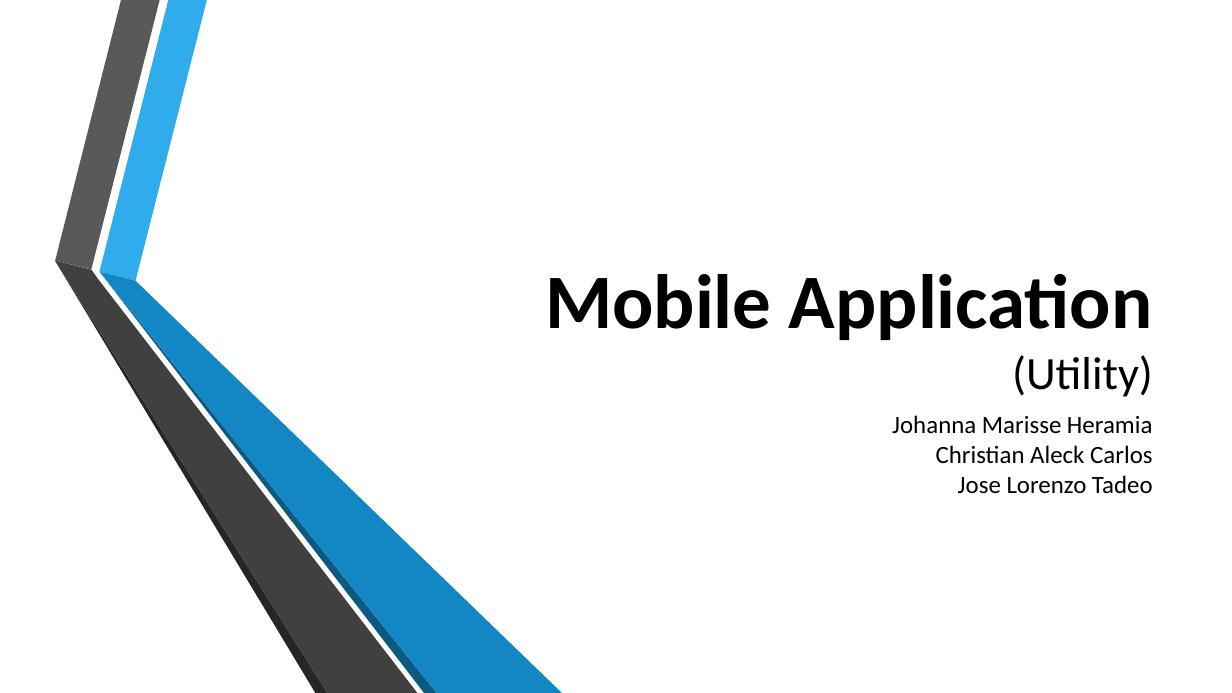
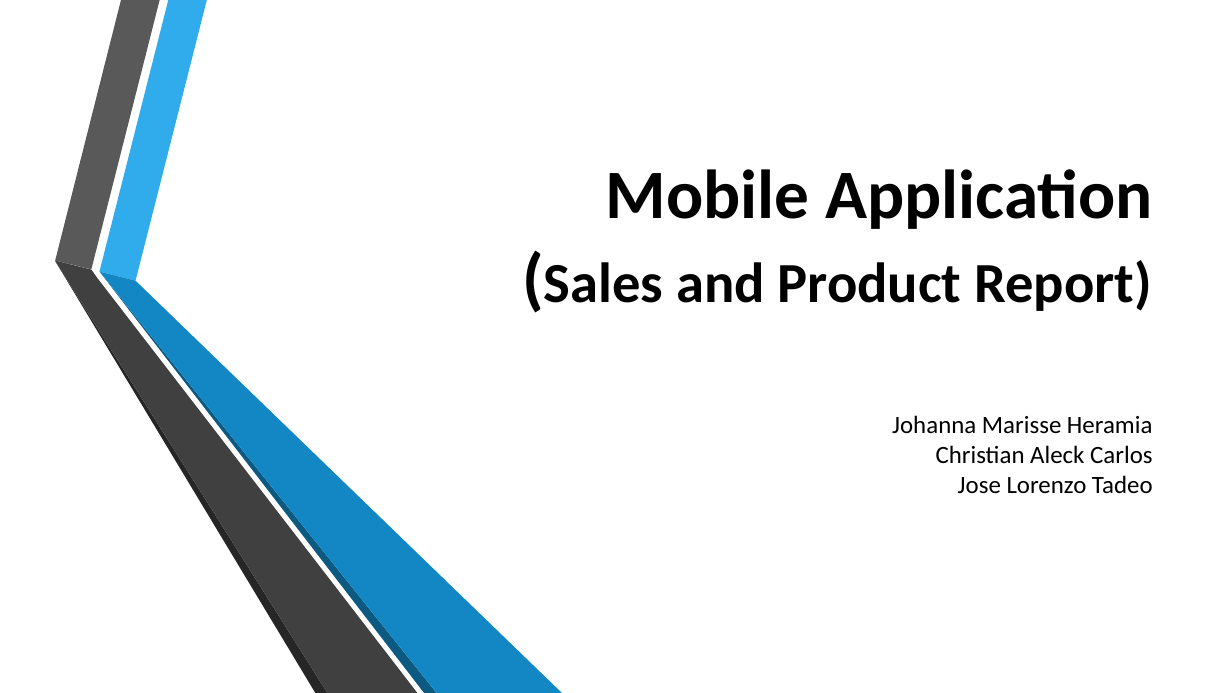
Before and after one commit to jgtadeo/Project--MOBAPPL, a slide deck: slide 1 of Mobile Application.pptx. Drawn at 1232x693 pixels with LibreOffice and Linux fonts; fonts in the diff are those of the drawing; background and template pictures are left out. Boxes give left, top, right and bottom in pixels: in the first picture for what was removed or moved away, otherwise in the second. Text is boxed around its words. In the diff, an @@ line names an element or a change of style, - is before the commit and + after.

```diff
--- a/Mobile Application.pptx
+++ b/Mobile Application.pptx
@@ title at [544,169,1152,311]: text changed; size 60 to 44.1 pt @@
-Mobile Application
-(Utility)
+Mobile Application
+(Sales and Product Report)
```
Also in this commit, not shown: 6 other slides changed, 4 slides added.
